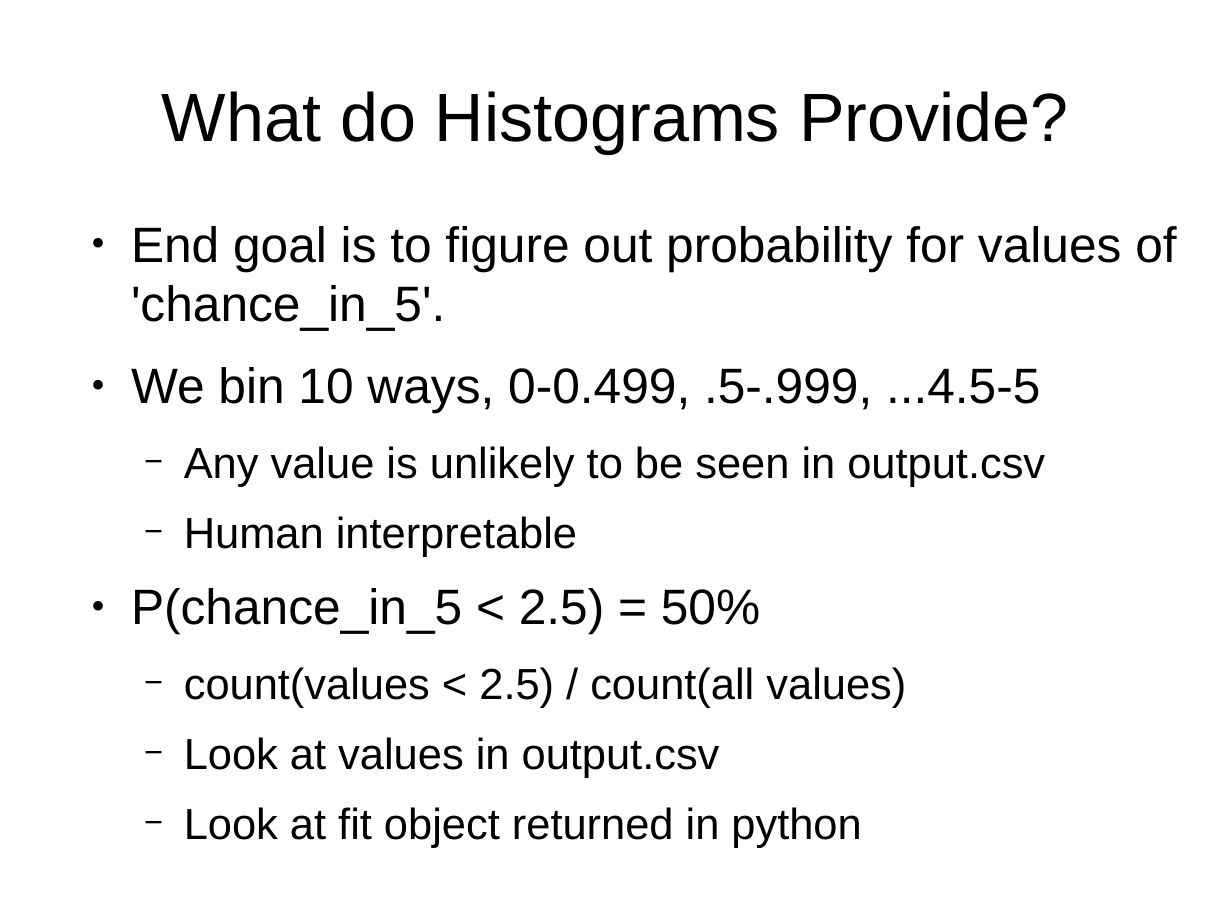
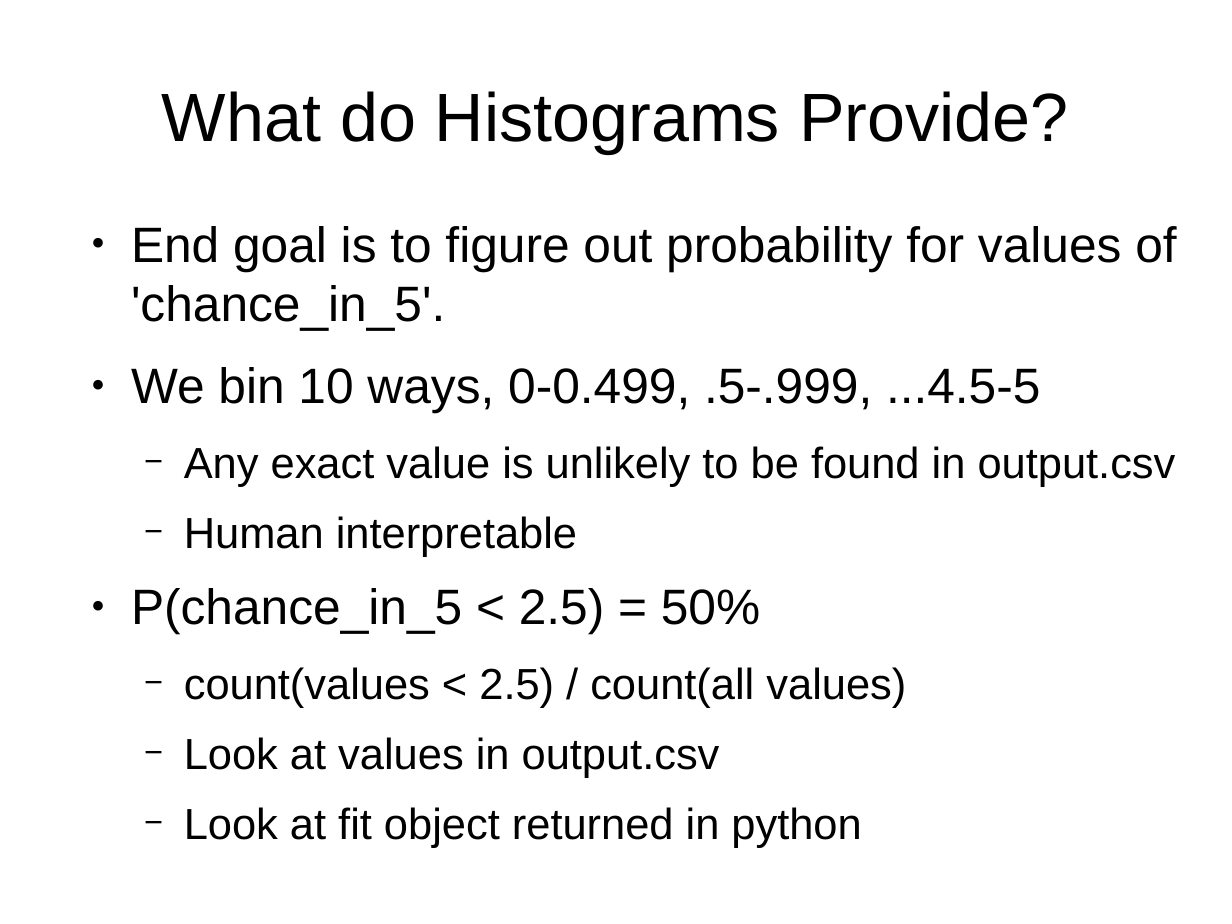
Before and after one commit to breckbaldwin/StanIsThePlanDist, a slide deck: slide 15 of slides/StanIsThePlanPyData.odp (slide 13 before the commit). Drawn at 1232x924 pixels with LibreOffice and Linux fonts; fonts in the diff are those of the drawing. Boxes give left, top, right and bottom in pixels: in the first picture for what was removed or moved away, otherwise in the second. Text is boxed around its words. In the diff, an @@ line names an element or a change of style, - is before the commit and + after.

```diff
--- a/slides/StanIsThePlanPyData.odp
+++ b/slides/StanIsThePlanPyData.odp
@@ text at box(184, 446, 1176, 487): text changed @@
-  − Any value is unlikely to be seen in output.csv
+  − Any exact value is unlikely to be found in output.csv
```
Also in this commit, not shown: 5 other slides changed, 20 slides added.
